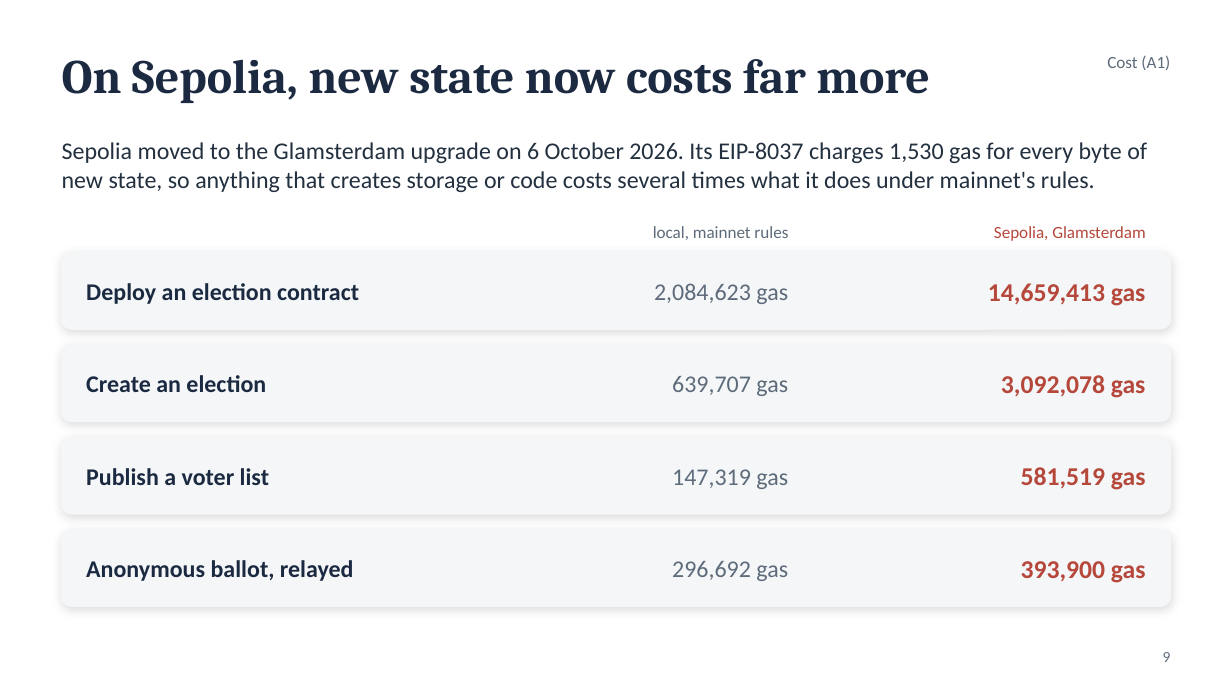
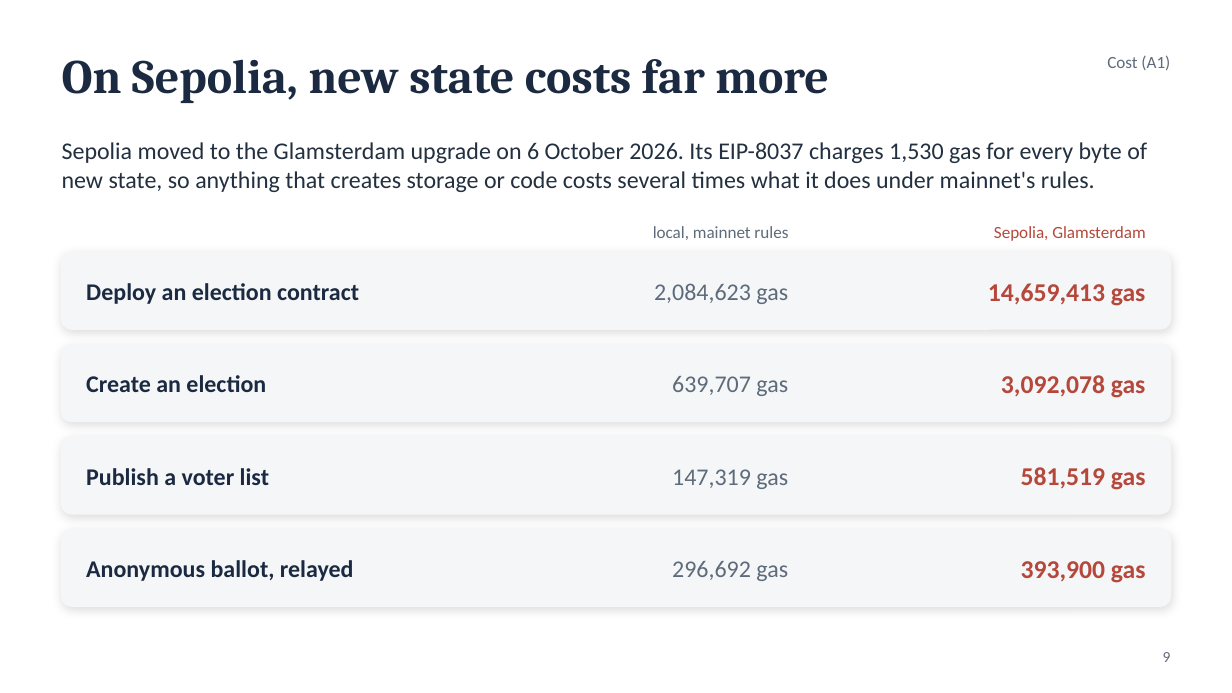
Before and after one commit to Chaitanya-Keyal/decentralized-voting-system, a slide deck: slide 9 of reports/eval2-slides.pptx. Drawn at 1232x693 pixels with LibreOffice and Linux fonts; fonts in the diff are those of the drawing. Boxes give left, top, right and bottom in pixels: in the first picture for what was removed or moved away, otherwise in the second. Text is boxed around its words. In the diff, an @@ line names an element or a change of style, - is before the commit and + after.

```diff
--- a/reports/eval2-slides.pptx
+++ b/reports/eval2-slides.pptx
@@ text at [62, 59, 829, 103]: text changed @@
-On Sepolia, new state now costs far more
+On Sepolia, new state costs far more
```
Also in this commit, not shown: 3 other slides changed, 12 other files.
